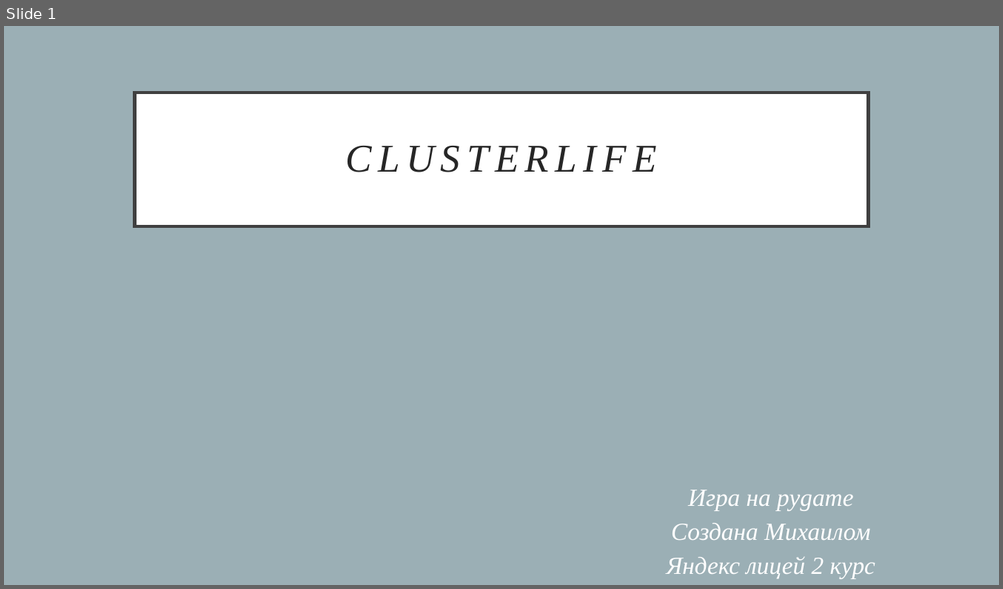
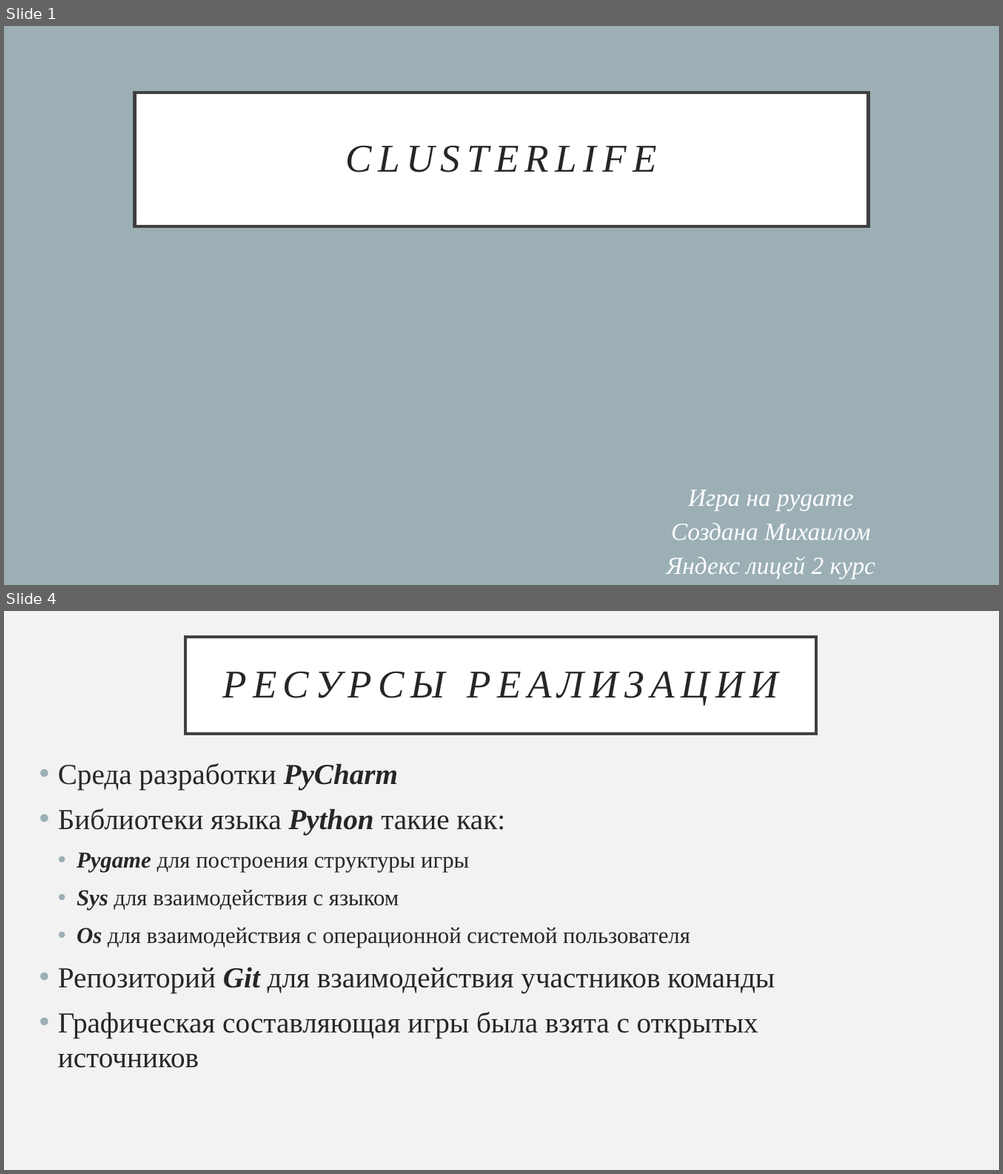
Before and after one commit to M1shgan48/pygame, a slide deck: презентация_pygame.pptx. Shown one above the other, each under a label of ours: slide 1 before the commit, slides 1 and 4 after it; the slides between them are not shown. The pictures are 1003x589 and 1003x1174 pixels, drawn with LibreOffice and Linux fonts; fonts in the diff are those of the drawing. Boxes give left, top, right and bottom in pixels: in the first picture for what was removed or moved away, otherwise in the second. Text is boxed around its words. In the diff, an @@ line names an element or a change of style, - is before the commit and + after.

```diff
--- a/презентация_pygame.pptx
+++ b/презентация_pygame.pptx
@@ slide 4 added at (4, 611, 999, 1170), background #F2F2F2 @@
@@ title added at (185, 637, 816, 734), fill #FFFFFF, outline #404040 2.5 pt, 38 pt, text #262626, italic @@
+РЕСУРСЫ РЕАЛИЗАЦИИ
@@ text added at (58, 763, 774, 1068), 28 pt, text #262626 @@
+• Среда разработки PyCharm
+• Библиотеки языка Python такие как:
+  • Pygame для построения структуры игры
+  • Sys для взаимодействия с языком
+  • Os для взаимодействия с операционной системой пользователя
+• Репозиторий Git для взаимодействия участников команды
+• Графическая составляющая игры была взята с открытых источников
```
Also in this commit, not shown: 3 slides changed, 3 other slides added, 1 slide removed, 1 other file.
